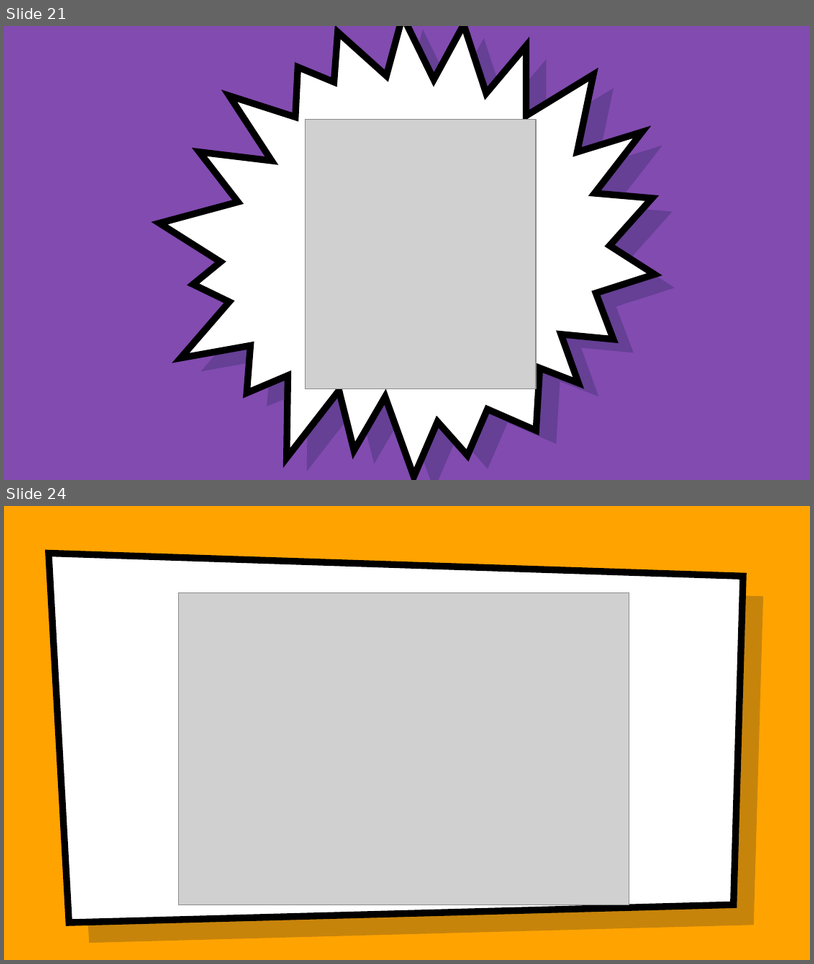
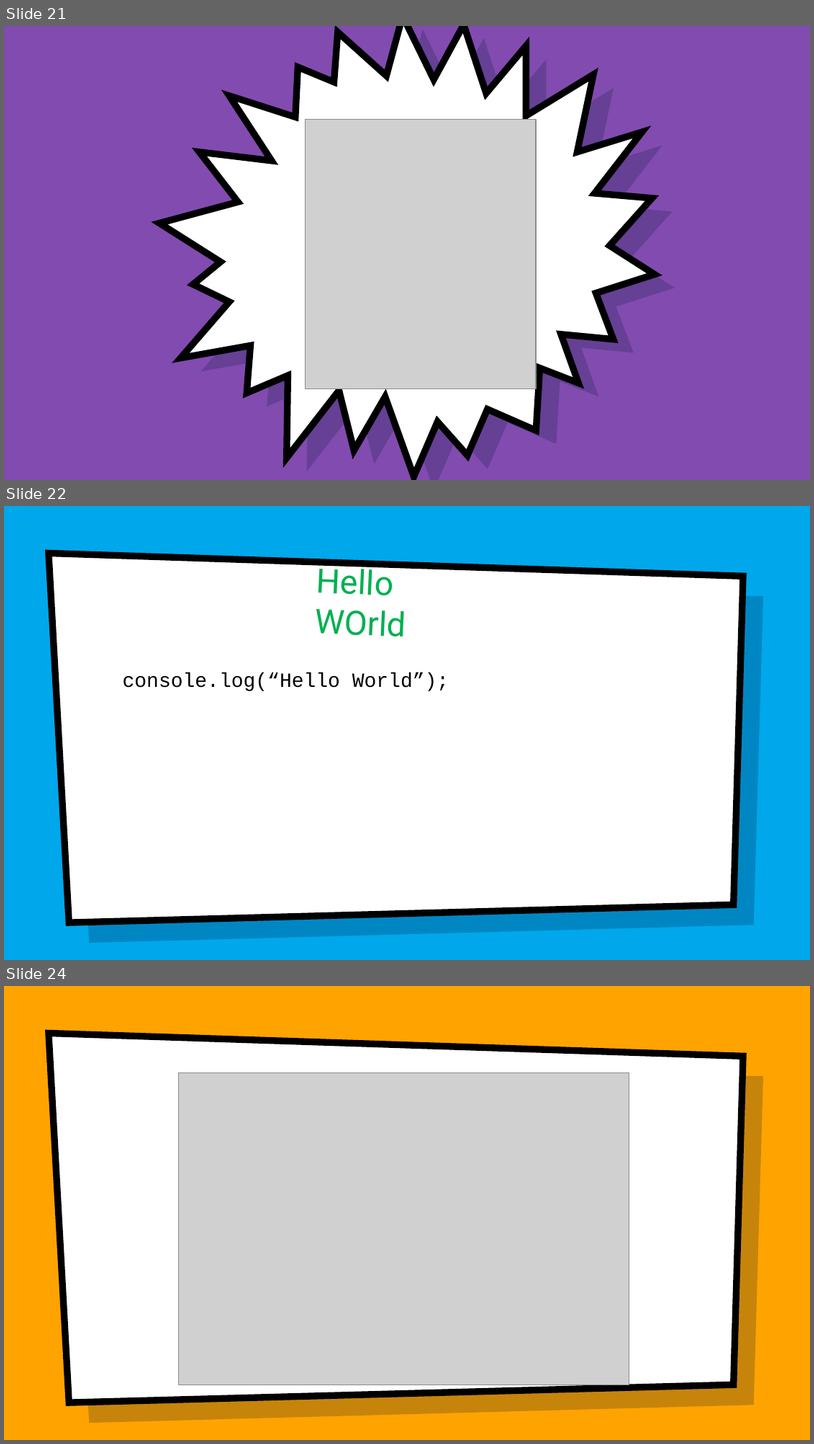
Before and after one commit to renanbastos93/Introdu-o-ao-NodeJS, a slide deck: Apresentacao NodeJS.pptx. Shown one above the other, each under a label of ours: slides 21 and 24 before the commit, slides 21, 22 and 24 after it; the slides between them are not shown. The pictures are 814x964 and 814x1444 pixels, drawn with LibreOffice and Linux fonts; fonts in the diff are those of the drawing; grey boxes stand for pictures; background and template pictures are left out. Boxes give left, top, right and bottom in pixels: in the first picture for what was removed or moved away, otherwise in the second. Text is boxed around its words. In the diff, an @@ line names an element or a change of style, - is before the commit and + after.

```diff
--- a/Apresentacao NodeJS.pptx
+++ b/Apresentacao NodeJS.pptx
@@ slide 22 added at (4,506,810,960), background picture (left out); not listed: 2 template elements that a slide beside it also shows @@
@@ title added at (314,561,406,636), 30 pt, text #00B050 @@
+Hello WOrld
@@ text added at (123,672,449,691), 18 pt, text #000000 @@
+console.log(“Hello World”);
```
Also in this commit, not shown: 16 slides changed, 1 other slide added, 1 slide removed, 3 other files.
